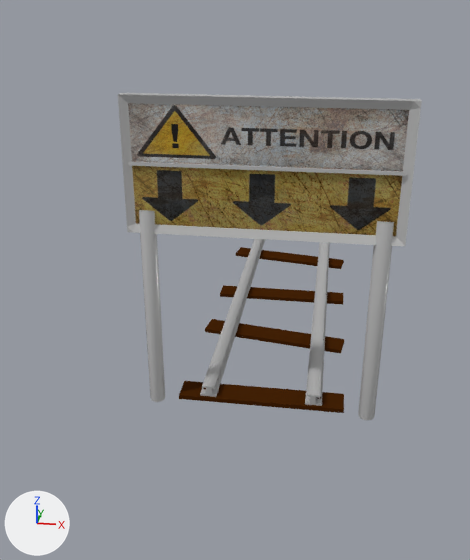
An edit to the Blender file oldgoldmine-scene/Obstacles/Obstacle_up.blend, drawn before and after from the same camera.
Before and after are seen from a 50 mm camera at (1.24, -11.99, 8.12) aimed at (-1.73, 7.85, -0.72). Lighting does not change. The marker at lower left points along +X, +Y and +Z.

Before the edit, the objects in view are built like this:
```python
me_cube = bpy.data.meshes.new('Cube')
me_cube.from_pydata(...)  # 52 vertices, 50 faces; spans x -2.71..2.71, y -0.14..0.08, z -1.34..1.34
# faces by material slot: [48, 1, 1]
me_cube.materials.append(mat_rustedelements)  # its picture is missing
me_cube.materials.append(mat_attention)  # picture img_attention_jpg
me_cube.materials.append(mat_arrows)  # picture img_arrows_jpg
me_cube_002 = bpy.data.meshes.new('Cube.002')
me_cube_002.from_pydata(...)  # 280 vertices, 182 faces; spans x -2.0..2.0, y 0.0..17.9, z -1.0..2.3
me_cube_002.materials.append(mat_wood)  # brown #442206
me_cylinder = bpy.data.meshes.new('Cylinder')
me_cylinder.from_pydata(...)  # 32 vertices, 20 faces; spans x 0.0..49.1, y -7.0..1.8, z -4.5..-0.1
me_cylinder.polygons.foreach_set('use_smooth', [True] * 20)
me_cylinder.materials.append(mat_rustedelements)  # its picture is missing
ob_cylinder = bpy.data.objects.new('Cylinder', me_cylinder)
ob_cylinder.location = (2.47, -0.01, 4.28)
ob_cylinder.rotation_euler = (-0.127, 0.0, 0.0)  # degrees (-7.3, 0, 0)
ob_cylinder.scale = (-0.101, -0.101, 1.0)
ob_panel = bpy.data.objects.new('Panel', me_cube)
ob_panel.location = (0.0, 0.0, 5.07)
ob_woodencrossbars = bpy.data.objects.new('WoodenCrossbars', me_cube_002)
ob_woodencrossbars.parent = ob_rails
ob_woodencrossbars.matrix_parent_inverse = Matrix(((0.0, -0.2, 0.0, -1.994), (1.0, 0.0, 0.0, 5.0), (0.0, 0.0, 1.0, 0.0), (0.0, 0.0, 0.0, 1.0)))
ob_woodencrossbars.location = (-5.0, -10.0, -0.154)
ob_woodencrossbars.scale = (0.92, 1.0, 0.05)
# also in view: 'Rails' at (0.0, 10.03, 0.02)
```
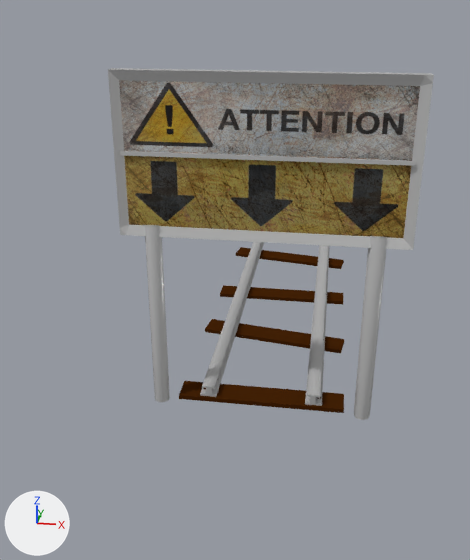
Patch to the scene script:
```diff
--- a/oldgoldmine-scene/Obstacles/Obstacle_up.blend.py
+++ b/oldgoldmine-scene/Obstacles/Obstacle_up.blend.py
@@ me_cylinder @@
 me_cylinder.from_pydata(...)  # 32 vertices, 20 faces; spans x 0.0..49.1, y -7.0..1.8, z -4.5..-0.1
 # used by ob_cylinder; location = (2.47, -0.01, 4.28); rotation_euler = (-0.127, 0.0, 0.0), in degrees (-7.3, 0, 0); scale = (-0.101, -0.101, 1.0)
+# me_cylinder part 1: the whole mesh is multiplied about its middle by the matrix ((0.957, 0.0, 0.0), (0.0, 0.999, -0.084), (0.0, -0.001, 0.933)), then moved by (0.0, -0.2, -0.1)
 me_cylinder.materials.append(mat_rustedelements)
@@ ob_panel @@
 ob_panel = bpy.data.objects.new('Panel', me_cube)
-ob_panel.location = (0.0, 0.0, 5.07)
+ob_panel.location = (0.0, 0.0, 5.26)
+ob_panel.scale = (1.06, 1.06, 1.18)
```

Location of each change, (x1, y1, x2, y2) in pixels of the pictures (470 x 560 px):
'Panel', moved, rescaled (7% wider, 18% taller)
    before: (118, 93, 422, 247)
    after: (108, 68, 434, 250)
'Cylinder', reshaped (7% shorter)
    before: (139, 210, 394, 420)
    after: (145, 225, 387, 420)
